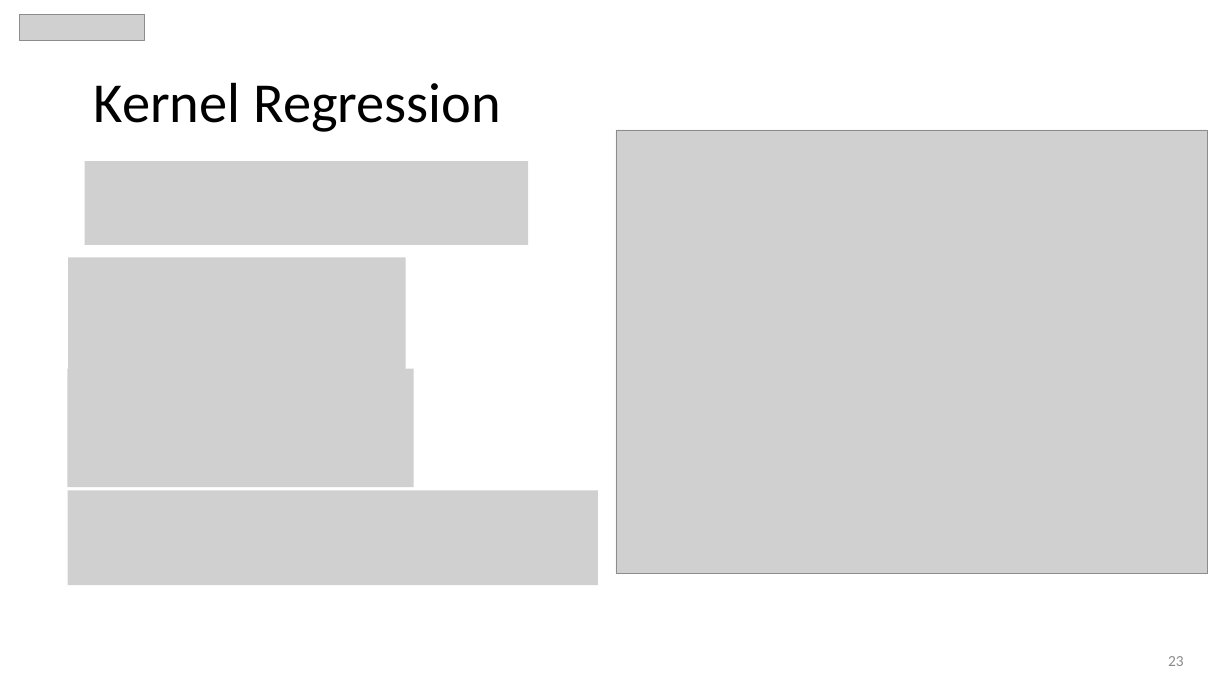
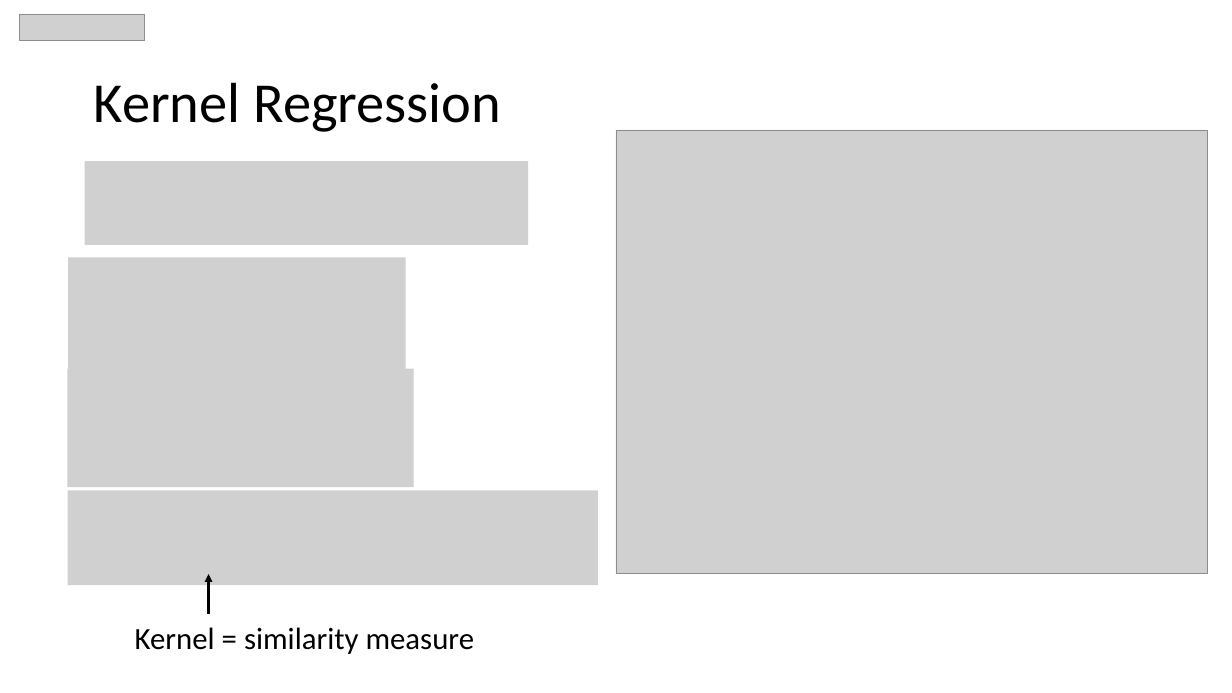
Before and after one commit to MaltheBisbo/learningForces, a slide deck: slide 26 of Presentations/2018-06-01-copenhagen.pptx (slide 23 before the commit). Drawn at 1232x693 pixels with LibreOffice and Linux fonts; fonts in the diff are those of the drawing; grey boxes stand for pictures. Boxes give left, top, right and bottom in pixels: in the first picture for what was removed or moved away, otherwise in the second. Text is boxed around its words. In the diff, an @@ line names an element or a change of style, - is before the commit and + after.

```diff
--- a/Presentations/2018-06-01-copenhagen.pptx
+++ b/Presentations/2018-06-01-copenhagen.pptx
@@ arrow added from (209, 615) to (209, 574), #000000 2 pt @@
@@ text added at [135,627,474,654], 24 pt, text #000000 @@
+Kernel = similarity measure
@@ page number removed at [1168,656,1184,666] @@
-23
```
Also in this commit, not shown: 41 other slides changed, 3 slides added, 4 other files.
